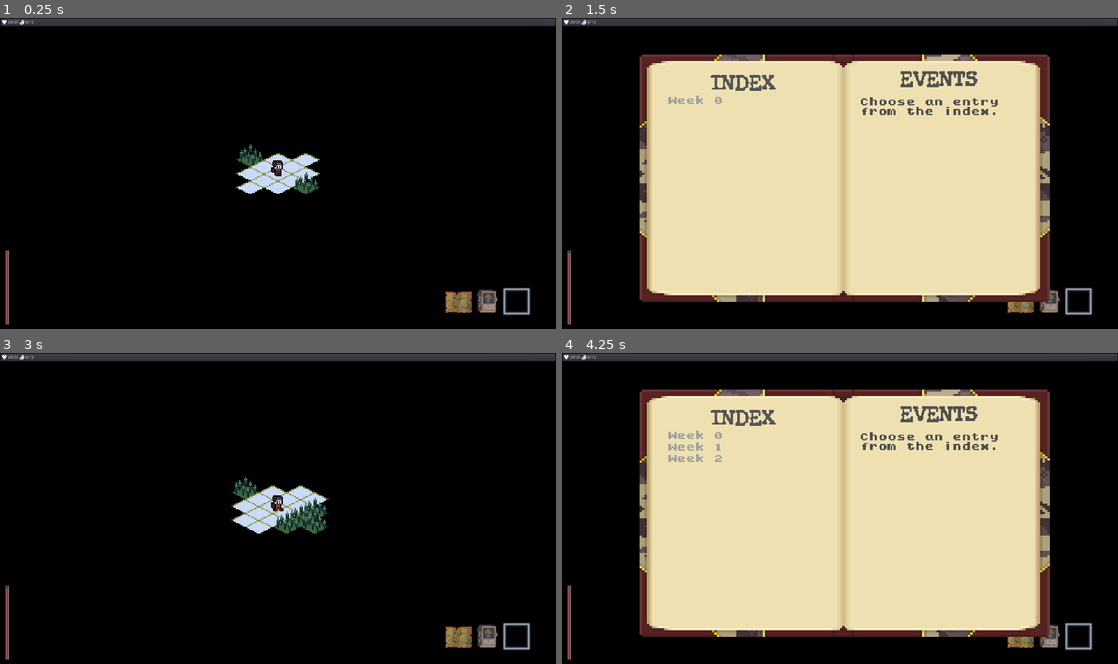
Above: before the commit, frames 1-4 (two rows, left to right).
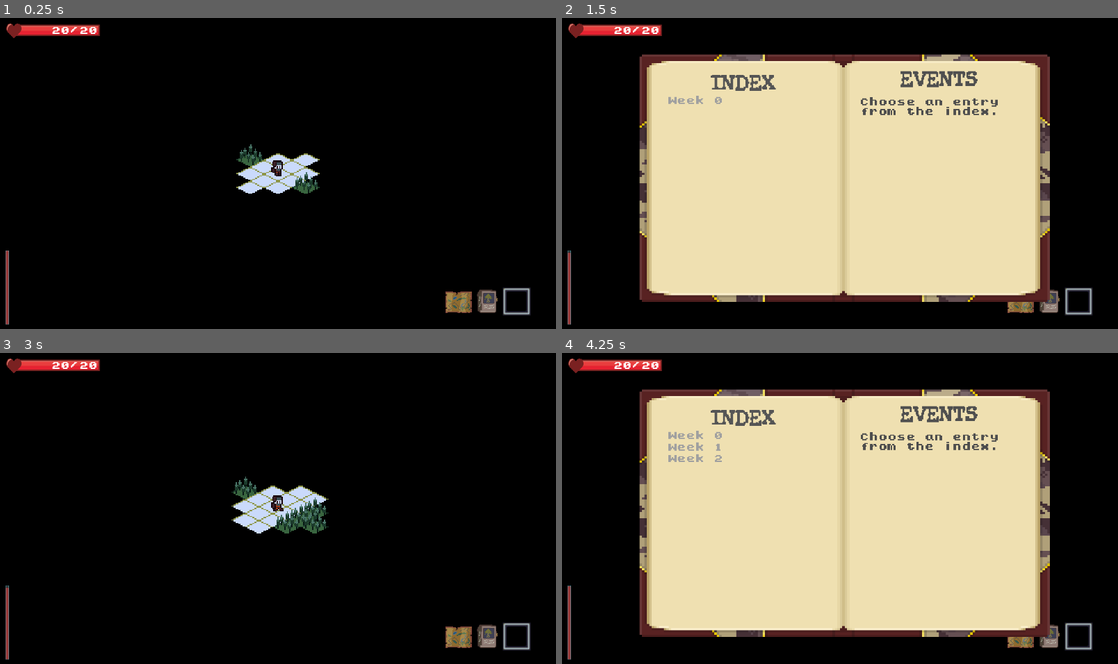
Above: after the commit, the same moments.

Repository: ZeeHatcher/project-forgotten
Game: Godot game, scene res://main.tscn
The game is run twice, just before and just after one commit, with the same random seed, the same clock (stepped at 60 frames per second) and the same inputs. This scene is started directly instead of the project's main scene.
Inputs (mouse positions are in pixels of both pictures, inside the frame that each line leads up to):
- Up to frame 1 (0.25 s): no input
- Up to frame 2 (1.5 s): click (1017, 301) at 0.5 s; click (1051, 301) at 1.25 s
- Up to frame 3 (3 s): click (517, 636) at 2 s; tap Enter at 2.75 s; move the mouse to (400, 492) at 2.77 s; hold D (move_right) from 2.78 s (still down); hold Tab (journal) from 2.78 s (still down); click (400, 492) at 2.92 s
- Up to frame 4 (4.25 s): move the mouse to (728, 524) at 3.52 s; release D (move_right) at 3.53 s; release Tab (journal) at 3.53 s; hold S (move_down) from 3.53 s (still down); tap Tab (journal) at 3.6 s

The runs differ from the first frame. In frame 1, 3.0% of the frame differs, in the area x 0-100%, y 0-7%; in frame 2, 3.0%; in frame 3, 3.0%; in frame 4, 3.0%.

Commit message:
feat: redesign healthbar

Diff:
--- a/main.tscn
+++ b/main.tscn
@@ -6,7 +6,7 @@
 [ext_resource path="res://entities/player/player.tscn" type="PackedScene" id=4]
 [ext_resource path="res://misc/event_service.gd" type="Script" id=5]
 [ext_resource path="res://misc/event_tiles.gd" type="Script" id=6]
-[ext_resource path="res://ui/top_bar/top_bar.tscn" type="PackedScene" id=7]
+[ext_resource path="res://ui/health_bar/health_bar.tscn" type="PackedScene" id=7]
 [ext_resource path="res://misc/gameover_service.gd" type="Script" id=8]
 [ext_resource path="res://test.gd" type="Script" id=9]
 [ext_resource path="res://assets/ui/progress_bar.png" type="Texture" id=10]
@@ -90,8 +90,22 @@
 
 [node name="CanvasLayer" type="CanvasLayer" parent="."]
 
-[node name="TopBar" parent="CanvasLayer" instance=ExtResource( 7 )]
-margin_bottom = 30.0
+[node name="MarginContainer" type="MarginContainer" parent="CanvasLayer"]
+anchor_right = 1.0
+custom_constants/margin_right = 16
+custom_constants/margin_top = 16
+custom_constants/margin_left = 16
+custom_constants/margin_bottom = 16
+
+[node name="VBoxContainer" type="VBoxContainer" parent="CanvasLayer/MarginContainer"]
+margin_left = 16.0
+margin_top = 16.0
+margin_right = 1904.0
+margin_bottom = 70.0
+
+[node name="HealthBar" parent="CanvasLayer/MarginContainer/VBoxContainer" instance=ExtResource( 7 )]
+margin_right = 1888.0
+margin_bottom = 54.0
 
 [node name="TextureProgress" type="TextureProgress" parent="CanvasLayer"]
 visible = false
@@ -216,7 +230,6 @@
 pause_mode = 2
 script = ExtResource( 17 )
 player = NodePath("../Player")
-top_bar = NodePath("../CanvasLayer/TopBar")
 terrain = NodePath("../Terrain")
 event_tiles = NodePath("../EventTiles")
 event_service = NodePath("../EventService")
--- a/misc/gamesave_service.gd
+++ b/misc/gamesave_service.gd
@@ -11,14 +11,12 @@
 export(int) var save_after_tiles_moved := 1
 
 export(NodePath) var player
-export(NodePath) var top_bar
 export(NodePath) var terrain
 export(NodePath) var event_tiles
 export(NodePath) var event_service
 
 onready var _player = get_node(player)
 onready var _terrain = get_node(terrain)
-onready var _top_bar = get_node(top_bar)
 onready var _event_tiles = get_node(event_tiles)
 onready var _event_service = get_node(event_service)
 
@@ -62,9 +60,6 @@
 	_player.inventory.set_inventory(_save.inventory_items)
 	_player.cancel_movement()
 
-	_top_bar.player_health.value  = _save.player_health
-	_top_bar.player_food.value = _save.player_food
-
 	$"../WorldFog".fog_all_tilemap()
 	for tile in _save.terrain:
 		_terrain.set_cellv(tile, _save.terrain[tile])
--- a/project.godot
+++ b/project.godot
@@ -14,6 +14,11 @@
 "language": "GDScript",
 "path": "res://ui/animated_label/animated_label.gd"
 }, {
+"base": "Label",
+"class": "Counter",
+"language": "GDScript",
+"path": "res://ui/counter/counter.gd"
+}, {
 "base": "Resource",
 "class": "CutsceneFrame",
 "language": "GDScript",
@@ -24,7 +29,7 @@
 "language": "GDScript",
 "path": "res://data_models/event.gd"
 }, {
-"base": "TabContainer",
+"base": "Control",
 "class": "EventBoard",
 "language": "GDScript",
 "path": "res://ui/event_board/event_board.gd"
@@ -81,6 +86,7 @@
 } ]
 _global_script_class_icons={
 "AnimatedLabel": "",
+"Counter": "",
 "CutsceneFrame": "",
 "Event": "",
 "EventBoard": "",
--- a/scenes/start_screen/start_screen.tscn
+++ b/scenes/start_screen/start_screen.tscn
@@ -111,10 +111,10 @@
 size_flags_vertical = 0
 
 [node name="Label" type="Label" parent="CanvasLayer/StartMenu/TitleCard/CenterContainer"]
-margin_left = 393.0
-margin_top = 490.0
-margin_right = 1527.0
-margin_bottom = 590.0
+margin_left = 206.0
+margin_top = 273.0
+margin_right = 1340.0
+margin_bottom = 373.0
 size_flags_horizontal = 0
 size_flags_vertical = 0
 theme = ExtResource( 2 )
--- a/test.gd
+++ b/test.gd
@@ -7,7 +7,6 @@
 
 onready var _board := $CanvasLayer/EventBoard
 onready var _player := $Player
-onready var _top_bar := $CanvasLayer/TopBar
 onready var _terrain := $Terrain
 onready var _event_tiles := $EventTiles
 onready var _event_service := $EventService
--- a/ui/counter/counter.gd
+++ b/ui/counter/counter.gd
@@ -1,18 +1,11 @@
-extends HBoxContainer
+class_name Counter
+extends Label
 
 
-export(Texture) var icon_texture
 export var max_value: int
 export var value: int setget set_value
-
-onready var _icon := $Icon
-onready var _label := $Label
-
-
-func _ready() -> void:
-	_icon.texture = icon_texture
 
 
 func set_value(val: int) -> void:
 	value = clamp(val, 0, max_value)
-	_label.text = "%s/%s" % [value, max_value]
+	text = "%s/%s" % [value, max_value]
--- /dev/null
+++ b/ui/health_bar/health_bar.tscn
@@ -0,0 +1,31 @@
+[gd_scene load_steps=7 format=2]
+
+[ext_resource path="res://assets/ui/health_bar_over.png" type="Texture" id=1]
+[ext_resource path="res://assets/ui/health_bar_progress.png" type="Texture" id=2]
+[ext_resource path="res://ui/value_bar.gd" type="Script" id=3]
+[ext_resource path="res://resources/player_health.tres" type="Resource" id=4]
+[ext_resource path="res://ui/counter/counter.gd" type="Script" id=5]
+[ext_resource path="res://themes/default_body.tres" type="Theme" id=6]
+
+[node name="HealthBar" type="TextureProgress"]
+value = 50.0
+texture_over = ExtResource( 1 )
+texture_progress = ExtResource( 2 )
+texture_progress_offset = Vector2( 40, 0 )
+script = ExtResource( 3 )
+resource = ExtResource( 4 )
+
+[node name="MarginContainer" type="MarginContainer" parent="."]
+margin_right = 329.0
+margin_bottom = 54.0
+custom_constants/margin_right = 8
+
+[node name="Counter" type="Label" parent="MarginContainer"]
+unique_name_in_owner = true
+margin_top = 11.0
+margin_right = 321.0
+margin_bottom = 43.0
+theme = ExtResource( 6 )
+text = "test"
+align = 2
+script = ExtResource( 5 )
--- /dev/null
+++ b/ui/value_bar.gd
@@ -0,0 +1,20 @@
+extends TextureProgress
+
+
+export(Resource) var resource
+
+onready var _counter := $"%Counter"
+
+
+func _ready() -> void:
+	max_value = resource.max_value
+	value = resource.value
+	resource.connect("value_changed", self, "_on_value_changed")
+
+	_counter.max_value = resource.max_value
+	_counter.value = resource.value
+
+
+func _on_value_changed() -> void:
+	value = resource.value
+	_counter.value = resource.value
Binary file added: assets/ui/health_bar_over.png
Not shown, added: assets/ui/health_bar_over.png.import
Binary file added: assets/ui/health_bar_progress.png
Not shown, added: assets/ui/health_bar_progress.png.import
